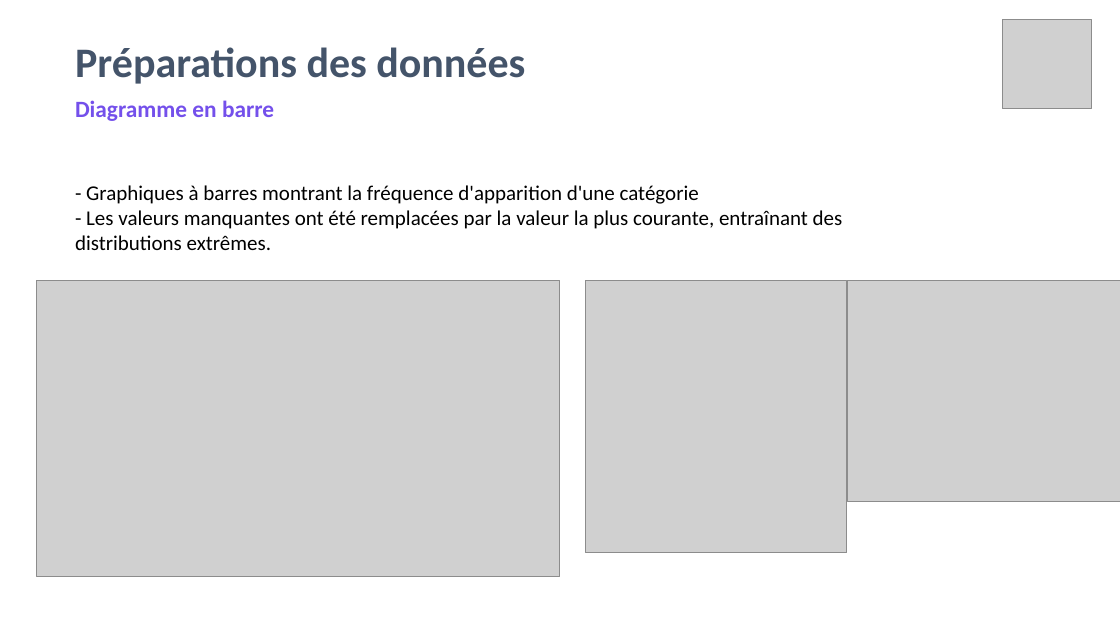
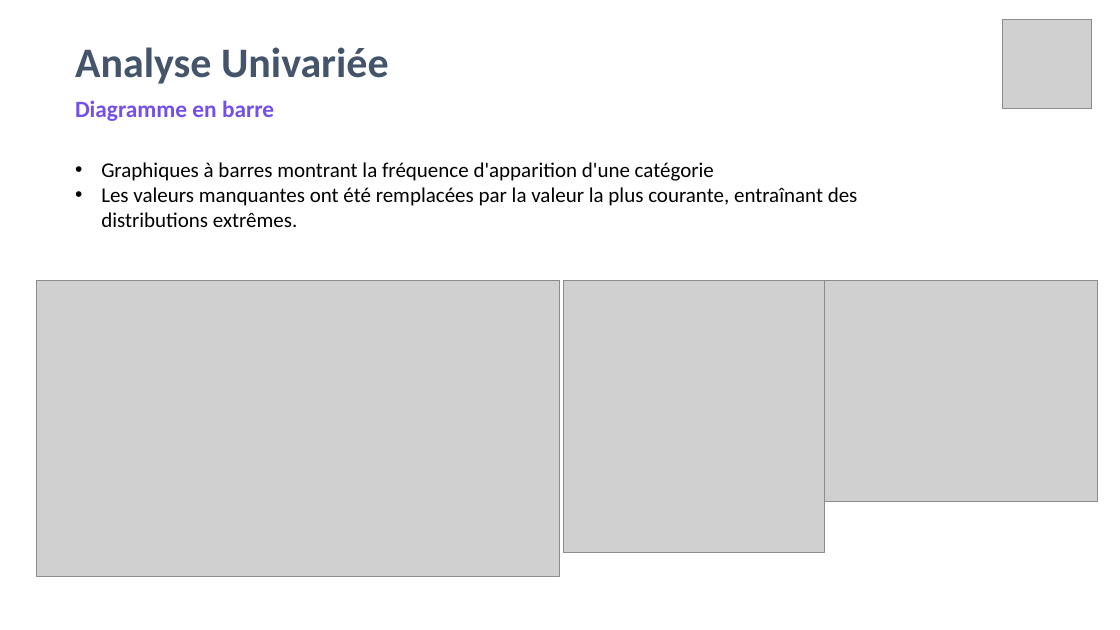
Before and after one commit to amaye15/OpenClassroom--Machine-Learning-Engineer, a slide deck: slide 15 of P2/P2.pptx. Drawn at 1120x630 pixels with LibreOffice and Linux fonts; fonts in the diff are those of the drawing; grey boxes stand for pictures. Boxes give left, top, right and bottom in pixels: in the first picture for what was removed or moved away, otherwise in the second. Text is boxed around its words. In the diff, an @@ line names an element or a change of style, - is before the commit and + after.

```diff
--- a/P2/P2.pptx
+++ b/P2/P2.pptx
@@ title at [75, 47, 389, 84]: text changed @@
-Préparations des données
+Analyse Univariée
@@ text at [101, 162, 858, 227]: text changed @@
-- Graphiques à barres montrant la fréquence d'apparition d'une catégorie
-- Les valeurs manquantes ont été remplacées par la valeur la plus courante, entraînant des distributions extrêmes.
+• Graphiques à barres montrant la fréquence d'apparition d'une catégorie
+• Les valeurs manquantes ont été remplacées par la valeur la plus courante, entraînant des distributions extrêmes.
@@ picture: place and size @@
-picture at [586, 281, 847, 554]
+picture at [563, 281, 824, 554]
@@ picture: place and size @@
-picture at [847, 281, 1120, 502]
+picture at [825, 281, 1098, 502]
```
Also in this commit, not shown: 19 other slides changed, 1 slide added, 1 slide removed, 2 other files.
